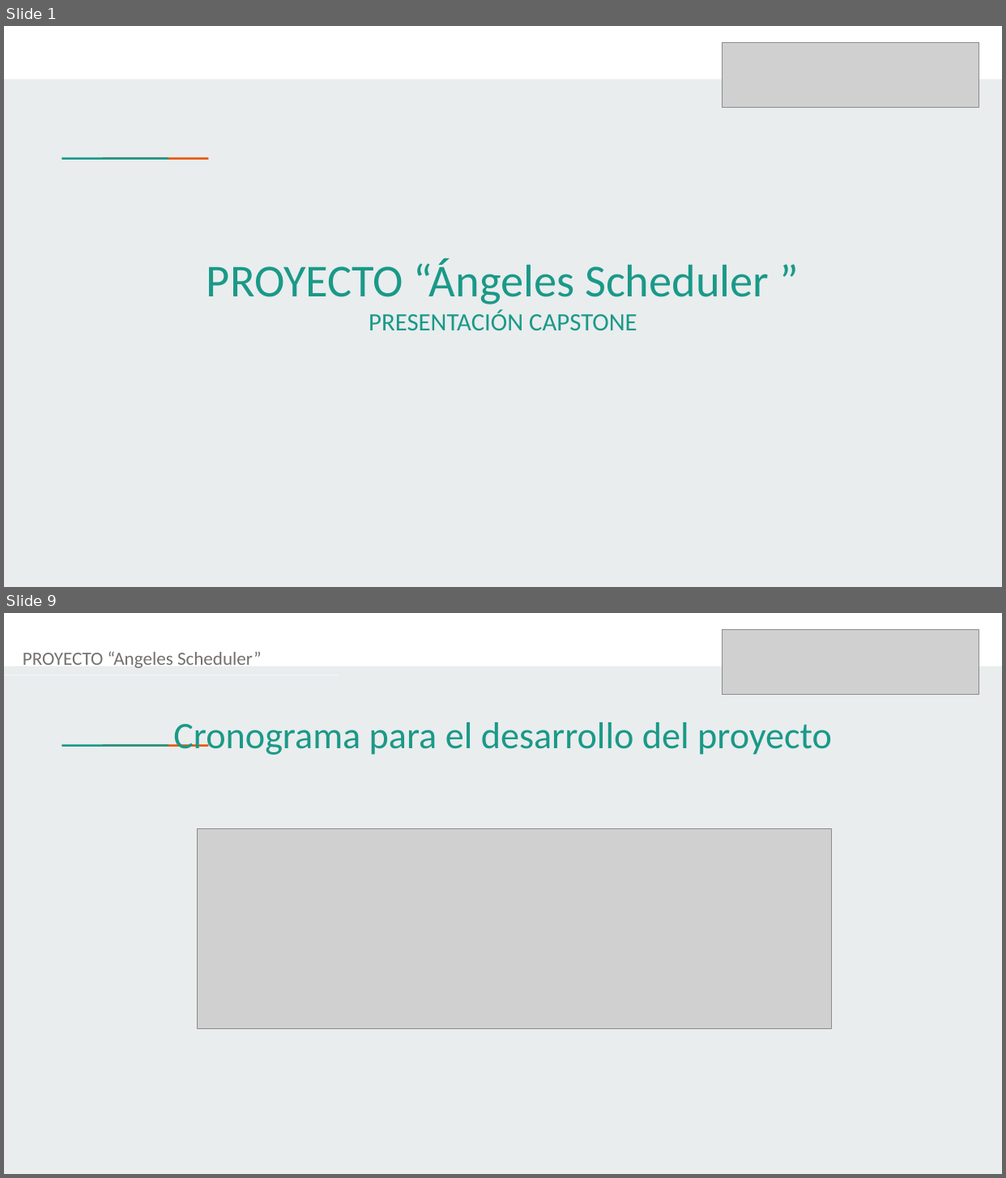
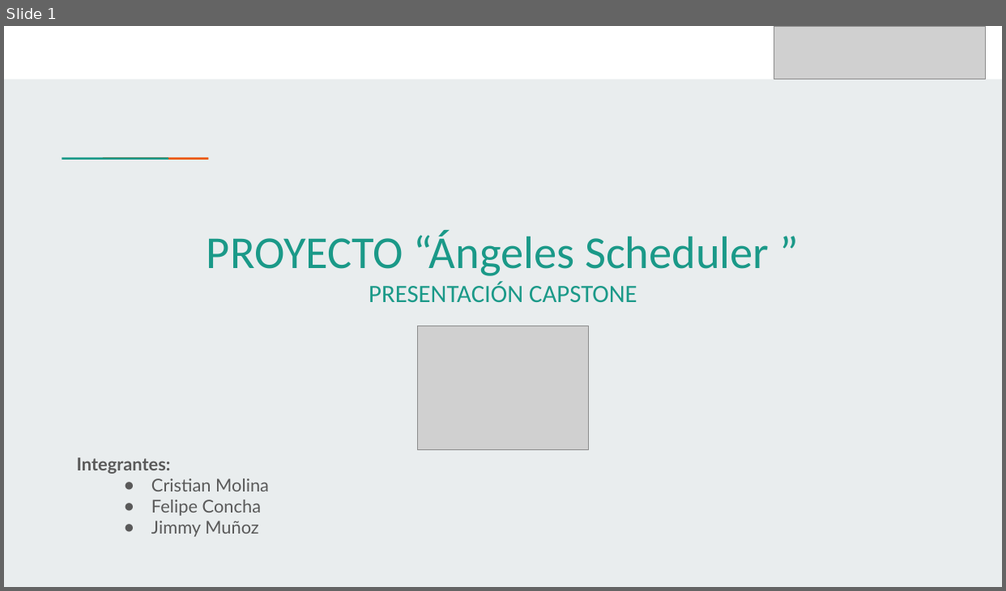
Before and after one commit to CrisMolina12/CP_PTY4614_4_EQP_2, a slide deck: Fase 2/Evidencias Proyecto/Presentación Proyecto.pptx. Shown one above the other, each under a label of ours: slides 1 and 9 before the commit, slide 1 after it; the slides between them are not shown. The pictures are 1006x1178 and 1006x591 pixels, drawn with LibreOffice and Linux fonts; fonts in the diff are those of the drawing; grey boxes stand for pictures. Boxes give left, top, right and bottom in pixels: in the first picture for what was removed or moved away, otherwise in the second. Text is boxed around its words. In the diff, an @@ line names an element or a change of style, - is before the commit and + after.

```diff
--- a/Fase 2/Evidencias Proyecto/Presentación Proyecto.pptx
+++ b/Fase 2/Evidencias Proyecto/Presentación Proyecto.pptx
@@ slide 9 removed at <box>4,613,1002,1174</box>, background #E9EDEE; not listed: 3 template elements that a slide beside it also shows @@
@@ picture removed at <box>722,630,979,695</box> @@
@@ text removed at <box>23,651,262,668</box> @@
-PROYECTO “Angeles Scheduler”
@@ line removed from (4, 675) to (339, 675) @@
@@ text removed at <box>173,722,832,755</box> @@
-Cronograma para el desarrollo del proyecto
@@ picture removed at <box>197,828,831,1029</box> @@
@@ slide 1 changed as well @@
@@ picture: place and size @@
-picture at <box>722,43,979,108</box>
+picture at <box>774,26,986,79</box>
@@ text "PROYECTO “Ángeles Scheduler ”": place and size @@
-text "PROYECTO “Ángeles Scheduler ”" at <box>206,258,769,331</box>
+text "PROYECTO “Ángeles Scheduler ”" at <box>206,230,769,302</box>
@@ picture added at <box>418,327,589,450</box> @@
@@ text added at <box>77,458,269,537</box>, 17 pt, text #595959 @@
+Integrantes:
+● Cristian Molina
+● Felipe Concha
+● Jimmy Muñoz
```
Also in this commit, not shown: 7 other slides changed, 8 slides added, 6 other slides removed.
